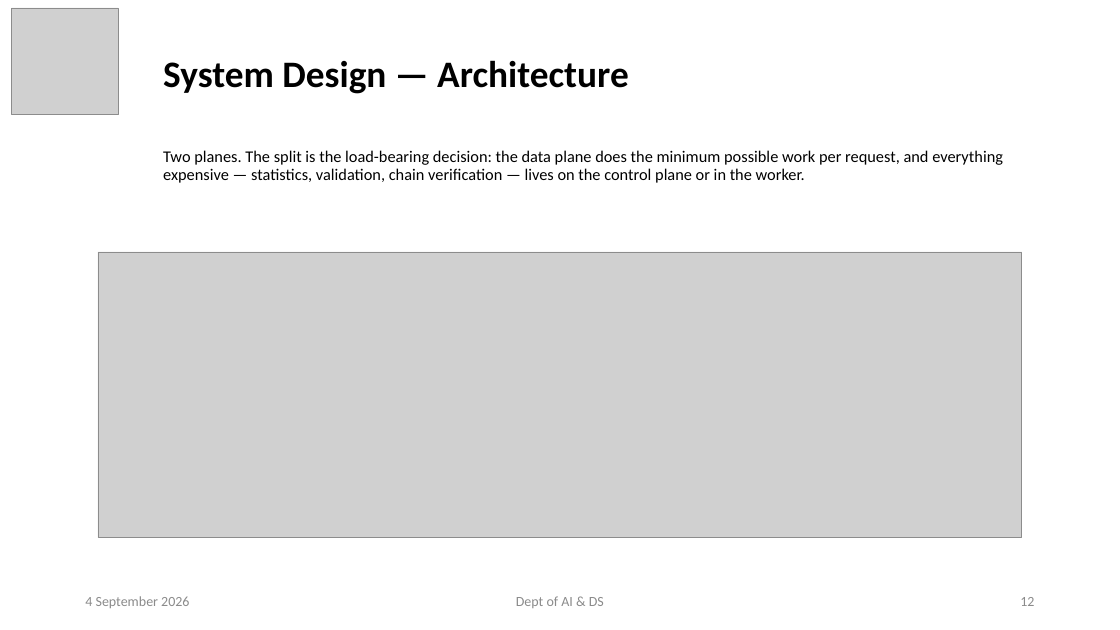
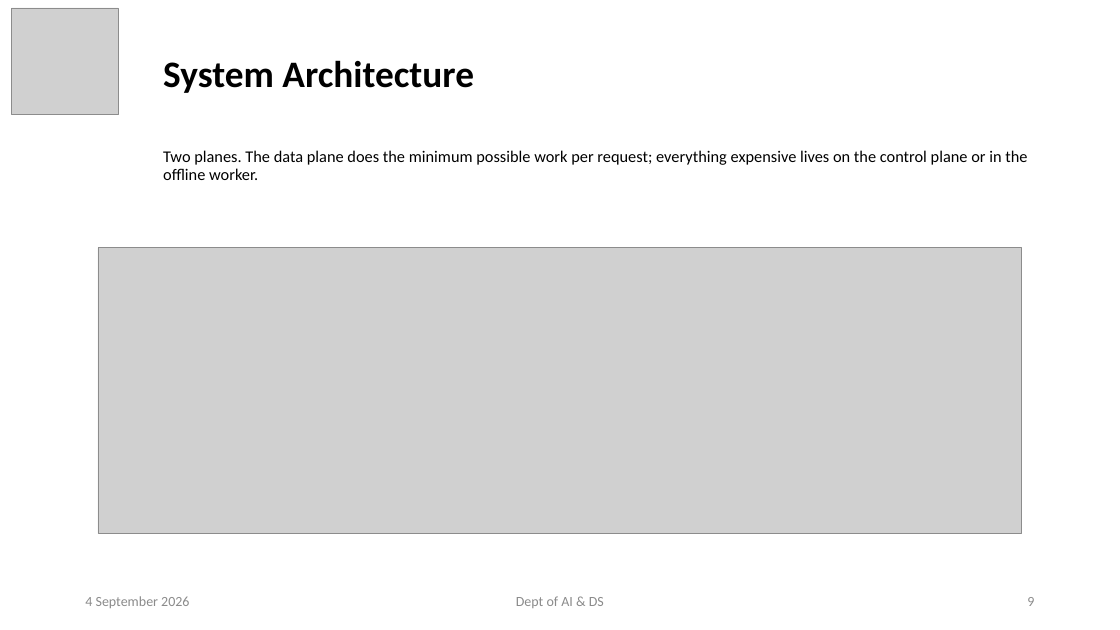
Before and after one commit to ayushpandey0201/custos, a slide deck: slide 9 of docs/presentations/Custos_Phase2_Review1.pptx (slide 12 before the commit). Drawn at 1120x630 pixels with LibreOffice and Linux fonts; fonts in the diff are those of the drawing; grey boxes stand for pictures. Boxes give left, top, right and bottom in pixels: in the first picture for what was removed or moved away, otherwise in the second. Text is boxed around its words. In the diff, an @@ line names an element or a change of style, - is before the commit and + after.

```diff
--- a/docs/presentations/Custos_Phase2_Review1.pptx
+++ b/docs/presentations/Custos_Phase2_Review1.pptx
@@ title at <box>163,60,474,93</box>: text changed @@
-System Design — Architecture
+System Architecture
@@ subtitle at <box>163,150,1027,180</box>: text changed @@
-Two planes. The split is the load-bearing decision: the data plane does the minimum possible work per request, and everything expensive — statistics, validation, chain verification — lives on the control plane or in the worker.
+Two planes. The data plane does the minimum possible work per request; everything expensive lives on the control plane or in the offline worker.
@@ picture: place and size @@
-picture at <box>98,252,1023,538</box>
+picture at <box>98,248,1023,534</box>
@@ page number at <box>1027,597,1034,606</box>: text changed @@
-12
+9
```
Also in this commit, not shown: 14 other slides changed, 1 slide added, 16 slides removed, 7 other files.
